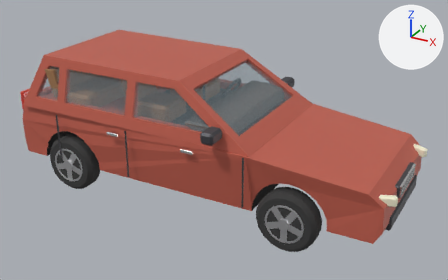
The glTF model public/games/flip/torollah.glb: old version first, new version second.
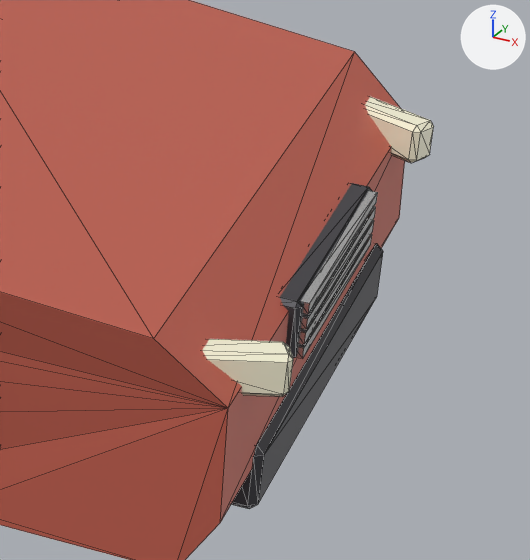
The first picture shows the older version from a camera (50 mm lens) standing at (3.11, -5.45, 3.34) and looking at (0.11, 0.01, 0.61). The close-ups show the older and then the newer version on the part from 75% to 100% of the width and 44% to 86% of the height of that picture. Only the edits that show in the close-ups are written down. The lights are fixed; the arrows at upper right show +X, +Y and +Z. The close-ups show mesh edges as thin lines. Vertices at exactly the same position are counted once.

The first close-up shows 'Body.004', 'Chrome.004', 'Dark.004', 'Headlight.004'.
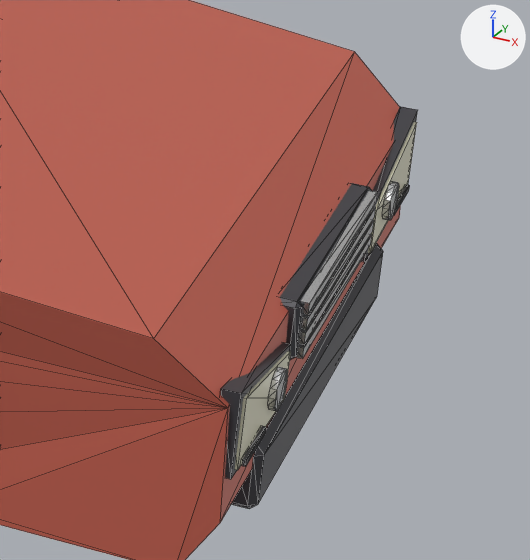
Location of each change, (x1, y1, x2, y2) in pixels of the close-ups (530 x 560 px):
'Dark.004', reshaped: before (232, 183, 383, 509); after (220, 106, 418, 509)
'Headlight.004', reshaped: before (202, 97, 434, 397); after (235, 121, 417, 470)
'Chrome.004', reshaped: before (296, 190, 378, 359); after (268, 181, 399, 411)
part 1 of me_chrome_004, added: after (382, 181, 399, 220)
part 2 of me_chrome_004, added: after (268, 367, 288, 411)
part 3 of me_dark_004, added: after (393, 184, 410, 215)
part 4 of me_dark_004, added: after (241, 426, 266, 467)
part 5 of me_dark_004, added: after (220, 106, 418, 479)

The edits, one by one:
me_chrome_004 is used by ob_chrome_004; location (0.0, 0.0, 0.0).
me_chrome_004 had 164 vertices, 288 faces and spanned x -2.22..2.11, y -0.86..0.86, z 0.2..1.25.
me_chrome_004 now has 220 vertices, 392 faces and spans x -2.22..2.12, y -0.86..0.86, z 0.2..1.25.
me_chrome_004 part 1: a new loose piece of 28 vertices spanning x 2.1..2.12, y 0.42..0.5, z 0.54..0.62, in mat_chrome (white #e7e7e7).
me_chrome_004 part 2: a new loose piece of 28 vertices spanning x 2.1..2.12, y -0.5..-0.42, z 0.54..0.62, in mat_chrome (white #e7e7e7).
me_dark_004 is used by ob_dark_004; location (0.0, 0.0, 0.0).
me_dark_004 had 300 vertices, 544 faces and spanned x -2.11..2.11, y -0.97..0.97, z 0.32..1.22.
me_dark_004 now has 332 vertices, 592 faces and spans x -2.11..2.11, y -0.97..0.97, z 0.32..1.22.
me_dark_004 part 3: a new loose piece, a box spanning x 2.1016..2.1113, y 0.5254..0.6641, z 0.5156..0.5293, in mat_dark (dark grey #45454b).
me_dark_004 part 4: a new loose piece, a box spanning x 2.1016..2.1113, y -0.6641..-0.5254, z 0.5156..0.5293, in mat_dark (dark grey #45454b).
me_dark_004 part 5: 16 vertices added at x 2.06..2.1, y -0.71..0.71, z 0.49..0.69.
Other edits to the shape of me_dark_004 do not show in these pictures.
me_headlight_004 is used by ob_headlight_004; location (0.0, 0.0, 0.0).
me_headlight_004 had 48 vertices, 88 faces and spanned x 1.883..2.156, y -0.704..0.704, z 0.635..0.725.
me_headlight_004 now has 16 vertices, 24 faces and spans x 2.061..2.104, y -0.689..0.689, z 0.5..0.67.
me_headlight_004 part 6: the whole mesh is rebuilt.
